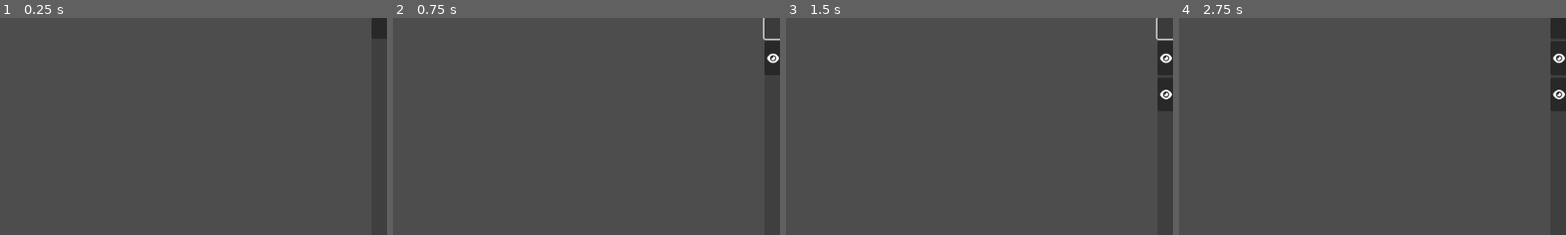
Above: before the commit, frames 1-4 (left to right).
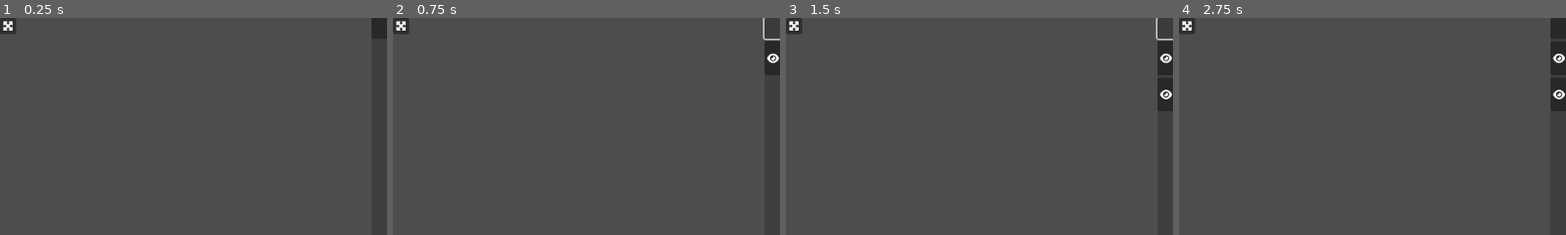
Above: after the commit, the same moments.

Repository: NectoT/GodotLayeredSlideshows
Game: Godot game, scene res://scenes/App.tscn
The game is run twice, just before and just after one commit, with the same random seed, the same clock (stepped at 60 frames per second) and the same inputs.
Inputs (mouse positions are % of the whole screen's width and height, from its top left):
- Up to frame 1 (0.25 s): no input
- Up to frame 2 (0.75 s): click "Create new layer" at 0.5 s
- Up to frame 3 (1.5 s): click "Create new layer" at 1.25 s
- Up to frame 4 (2.75 s): click (51, 92) at 2 s
The pictures show only the part of the screen within x 0-50%, y 0-50%; the shares and areas given below are measured in that part.

The runs differ from the first frame. In frame 1, 0.3% of the frame differs, in the area x 0-5%, y 0-8%; in frame 2, 0.3%; in frame 3, 0.3%; in frame 4, 0.3%.

Commit message:
Переключение между оконным и полноэкранным режимом

Diff:
--- /dev/null
+++ b/icons/maximize-solid.svg
@@ -0,0 +1 @@
+<svg xmlns="http://www.w3.org/2000/svg" height="16" width="16" viewBox="0 0 512 512"><!--!Font Awesome Free 6.5.1 by @fontawesome - https://fontawesome.com License - https://fontawesome.com/license/free Copyright 2024 Fonticons, Inc.--><path opacity="1" fill="#ffffff" d="M200 32H56C42.7 32 32 42.7 32 56V200c0 9.7 5.8 18.5 14.8 22.2s19.3 1.7 26.2-5.2l40-40 79 79-79 79L73 295c-6.9-6.9-17.2-8.9-26.2-5.2S32 302.3 32 312V456c0 13.3 10.7 24 24 24H200c9.7 0 18.5-5.8 22.2-14.8s1.7-19.3-5.2-26.2l-40-40 79-79 79 79-40 40c-6.9 6.9-8.9 17.2-5.2 26.2s12.5 14.8 22.2 14.8H456c13.3 0 24-10.7 24-24V312c0-9.7-5.8-18.5-14.8-22.2s-19.3-1.7-26.2 5.2l-40 40-79-79 79-79 40 40c6.9 6.9 17.2 8.9 26.2 5.2s14.8-12.5 14.8-22.2V56c0-13.3-10.7-24-24-24H312c-9.7 0-18.5 5.8-22.2 14.8s-1.7 19.3 5.2 26.2l40 40-79 79-79-79 40-40c6.9-6.9 8.9-17.2 5.2-26.2S209.7 32 200 32z"/></svg>
--- a/main.gd
+++ b/main.gd
@@ -36,6 +36,15 @@
 
 var playing_frames = false
 var playtime_passed_since_last_frame = 0
+
+var fullscreen: bool:
+	set(value):
+		if value:
+			get_window().mode = Window.MODE_FULLSCREEN
+		else:
+			get_window().mode = Window.MODE_WINDOWED
+	get:
+		return get_window().mode != Window.MODE_WINDOWED
 
 func _ready() -> void:
 	current_frame_label.text = str(current_frame)
@@ -98,9 +107,16 @@
 		layer.is_playing = false
 
 
+func _on_fullscreen_button_pressed():
+	fullscreen = !fullscreen
+
+
 func _process(delta: float) -> void:
 	if Input.is_action_just_pressed('toggle_ui'):
 		interface.visible = !interface.visible
+
+	if Input.is_action_just_pressed('fullscreen_toggle'):
+		fullscreen = !fullscreen
 
 	if playing_frames:
 		playtime_passed_since_last_frame += delta
--- a/project.godot
+++ b/project.godot
@@ -22,6 +22,11 @@
 "events": [Object(InputEventKey,"resource_local_to_scene":false,"resource_name":"","device":-1,"window_id":0,"alt_press …(182 unchanged characters)…
 ]
 }
+fullscreen_toggle={
+"deadzone": 0.5,
+"events": [Object(InputEventKey,"resource_local_to_scene":false,"resource_name":"","device":-1,"window_id":0,"alt_pressed":false,"shift_pressed":false,"ctrl_pressed":false,"meta_pressed":false,"pressed":false,"keycode":0,"physical_keycode":70,"key_label":0,"unicode":102,"echo":false,"script":null)
+]
+}
 
 [rendering]
 
--- a/scenes/App.tscn
+++ b/scenes/App.tscn
@@ -8,6 +8,7 @@
 [ext_resource type="Texture2D" uid="uid://daq4l8c24vic8" path="res://icons/stop-solid.svg" id="4_o88ys"]
 [ext_resource type="Texture2D" uid="uid://8mjakyitmy1b" path="res://icons/play-solid.svg" id="5_jsmty"]
 [ext_resource type="LabelSettings" uid="uid://bg1npmc75mf45" path="res://themes/label_settings.tres" id="7_4paol"]
+[ext_resource type="Texture2D" uid="uid://b5m374ryayo1c" path="res://icons/maximize-solid.svg" id="9_uivg3"]
 
 [sub_resource type="StyleBoxFlat" id="StyleBoxFlat_002nx"]
 bg_color = Color(0.239216, 0.239216, 0.239216, 0.898039)
@@ -122,8 +123,15 @@
 label_settings = ExtResource("7_4paol")
 vertical_alignment = 1
 
+[node name="FullscreenButton" type="Button" parent="Interface"]
+layout_mode = 1
+offset_right = 8.0
+offset_bottom = 8.0
+icon = ExtResource("9_uivg3")
+
 [connection signal="pressed" from="Interface/Interface/Layers/NewLayerButton" to="." method="_create_layer"]
 [connection signal="pressed" from="Interface/VBoxContainer/PanelContainer/PlayerContainer/StopButton" to="." method="_stop_frames"]
 [connection signal="pressed" from="Interface/VBoxContainer/PanelContainer/PlayerContainer/PlayButton" to="." method="_play_frames"]
 [connection signal="pressed" from="Interface/VBoxContainer/Panel/FrameNumber/PrevFrameButton" to="." method="_previous_frame"]
 [connection signal="pressed" from="Interface/VBoxContainer/Panel/FrameNumber/NextFrameButton" to="." method="_next_frame"]
+[connection signal="pressed" from="Interface/FullscreenButton" to="." method="_on_fullscreen_button_pressed"]
Not shown, added: icons/maximize-solid.svg.import
Not shown: 1 places in scenes/App.tscn that only renumber resources
